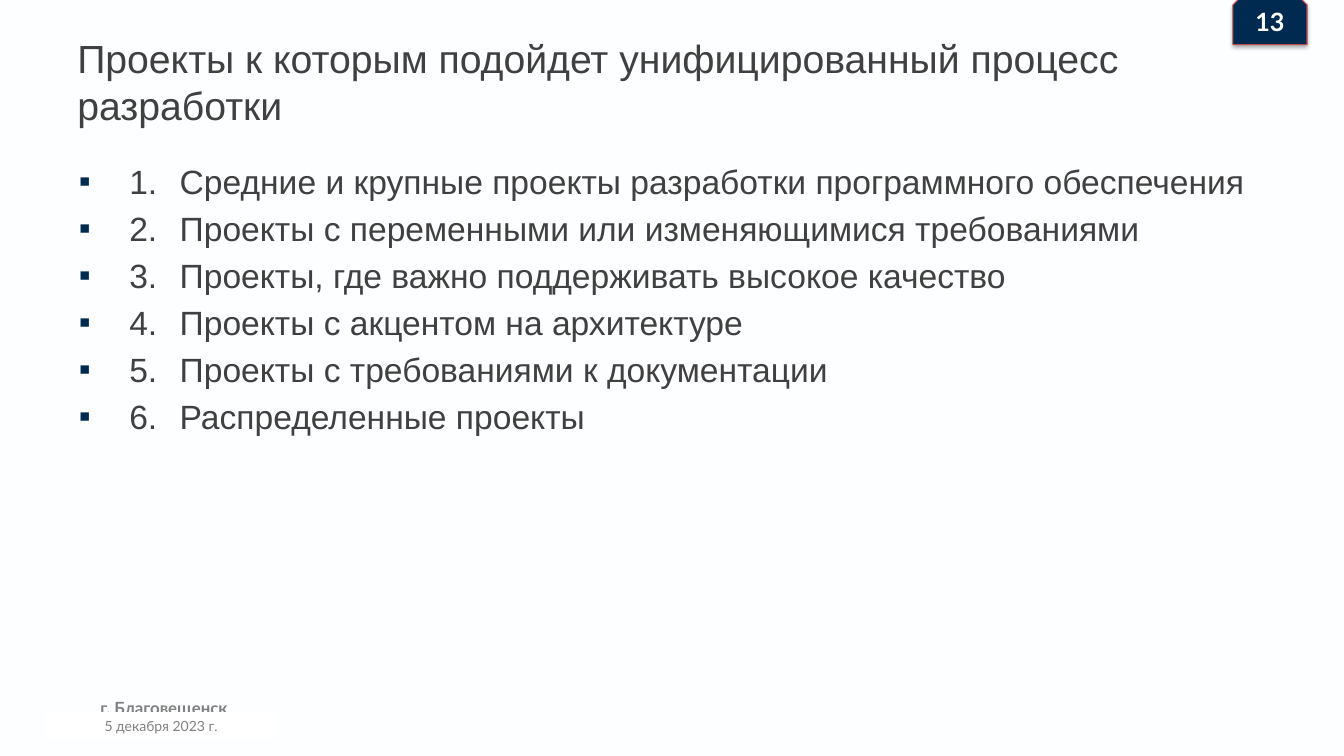
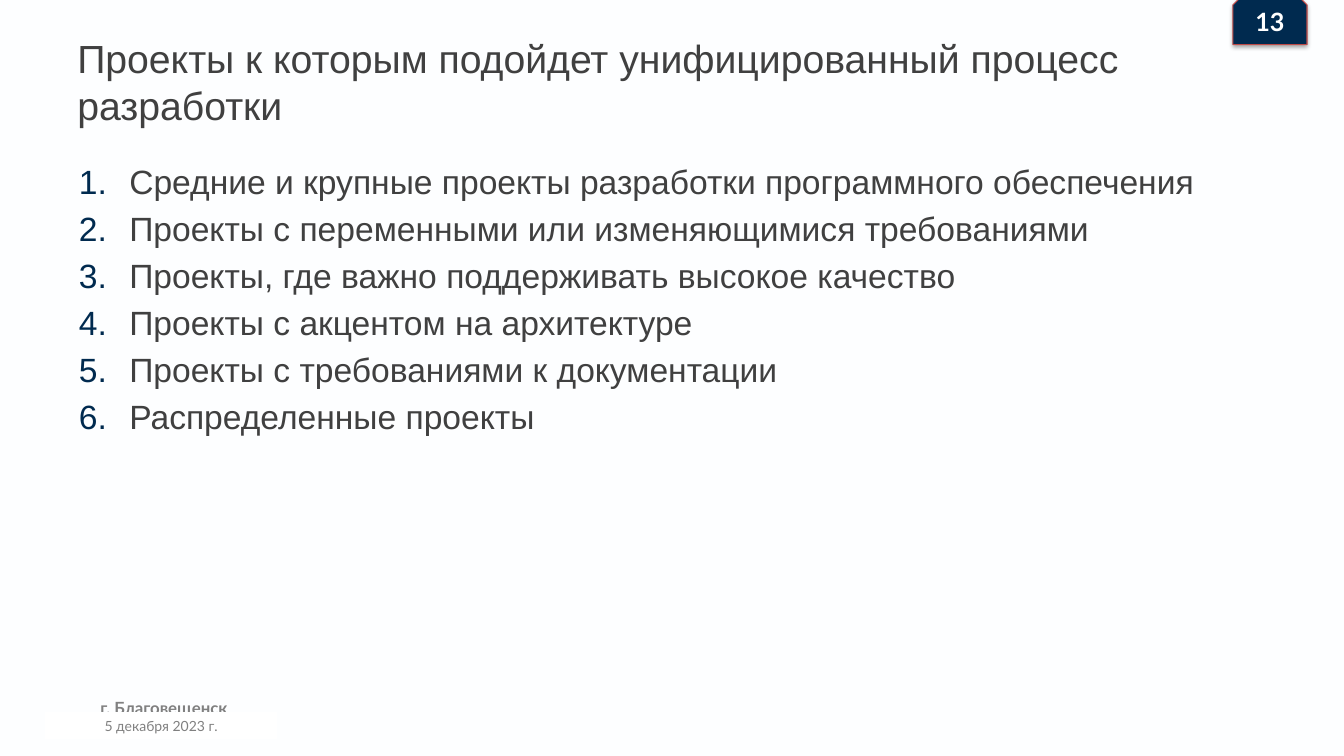
Before and after one commit to Denis-buh/Lesson_repo, a slide deck: slide 14 of Рефераты/Введение в професию/Наработки/Презентация.pptx. Drawn at 1344x756 pixels with LibreOffice and Linux fonts; fonts in the diff are those of the drawing; background and template pictures are left out. Boxes give left, top, right and bottom in pixels: in the first picture for what was removed or moved away, otherwise in the second. Text is boxed around its words. In the diff, an @@ line names an element or a change of style, - is before the commit and + after.

```diff
--- a/Рефераты/Введение в професию/Наработки/Презентация.pptx
+++ b/Рефераты/Введение в професию/Наработки/Презентация.pptx
@@ text at [129, 169, 1193, 436]: text changed @@
-▪ 1. Средние и крупные проекты разработки программного обеспечения
-▪ 2. Проекты с переменными или изменяющимися требованиями
-▪ 3. Проекты, где важно поддерживать высокое качество
-▪ 4. Проекты с акцентом на архитектуре
-▪ 5. Проекты с требованиями к документации
-▪ 6. Распределенные проекты
+1. Средние и крупные проекты разработки программного обеспечения
+2. Проекты с переменными или изменяющимися требованиями
+3. Проекты, где важно поддерживать высокое качество
+4. Проекты с акцентом на архитектуре
+5. Проекты с требованиями к документации
+6. Распределенные проекты
```
Also in this commit, not shown: 12 other slides changed.
